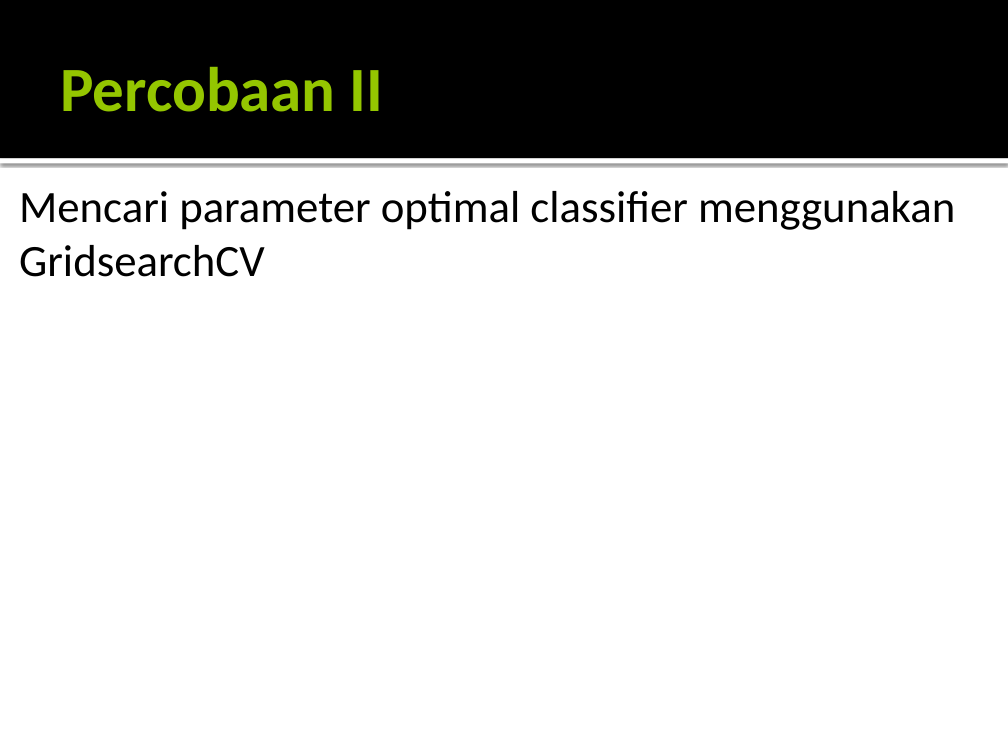
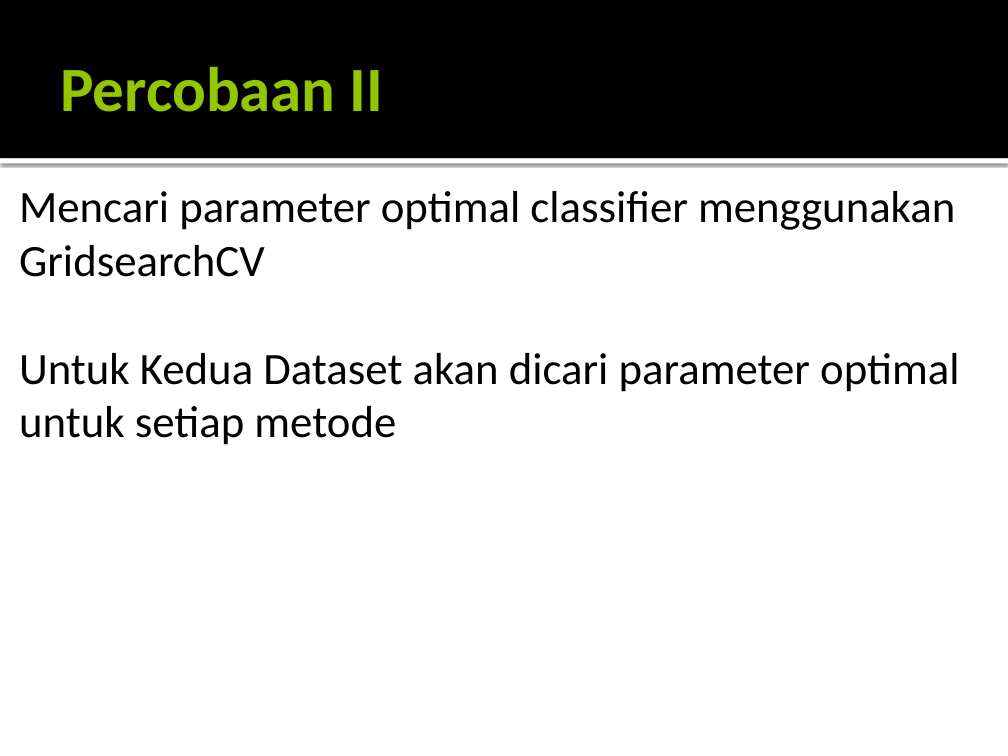
Before and after one commit to TegarSU/Data-Mining, a slide deck: slide 5 of FP/FP-FINAL.pptx (slide 23 before the commit). Drawn at 1008x756 pixels with LibreOffice and Linux fonts; fonts in the diff are those of the drawing. Boxes give left, top, right and bottom in pixels: in the first picture for what was removed or moved away, otherwise in the second. Text is boxed around its words. In the diff, an @@ line names an element or a change of style, - is before the commit and + after.

```diff
--- a/FP/FP-FINAL.pptx
+++ b/FP/FP-FINAL.pptx
@@ text at (19,353,959,445): paragraph added @@
+Untuk Kedua Dataset akan dicari parameter optimal untuk setiap metode
```
Also in this commit, not shown: 4 slides added, 19 slides removed, 4 other files.
